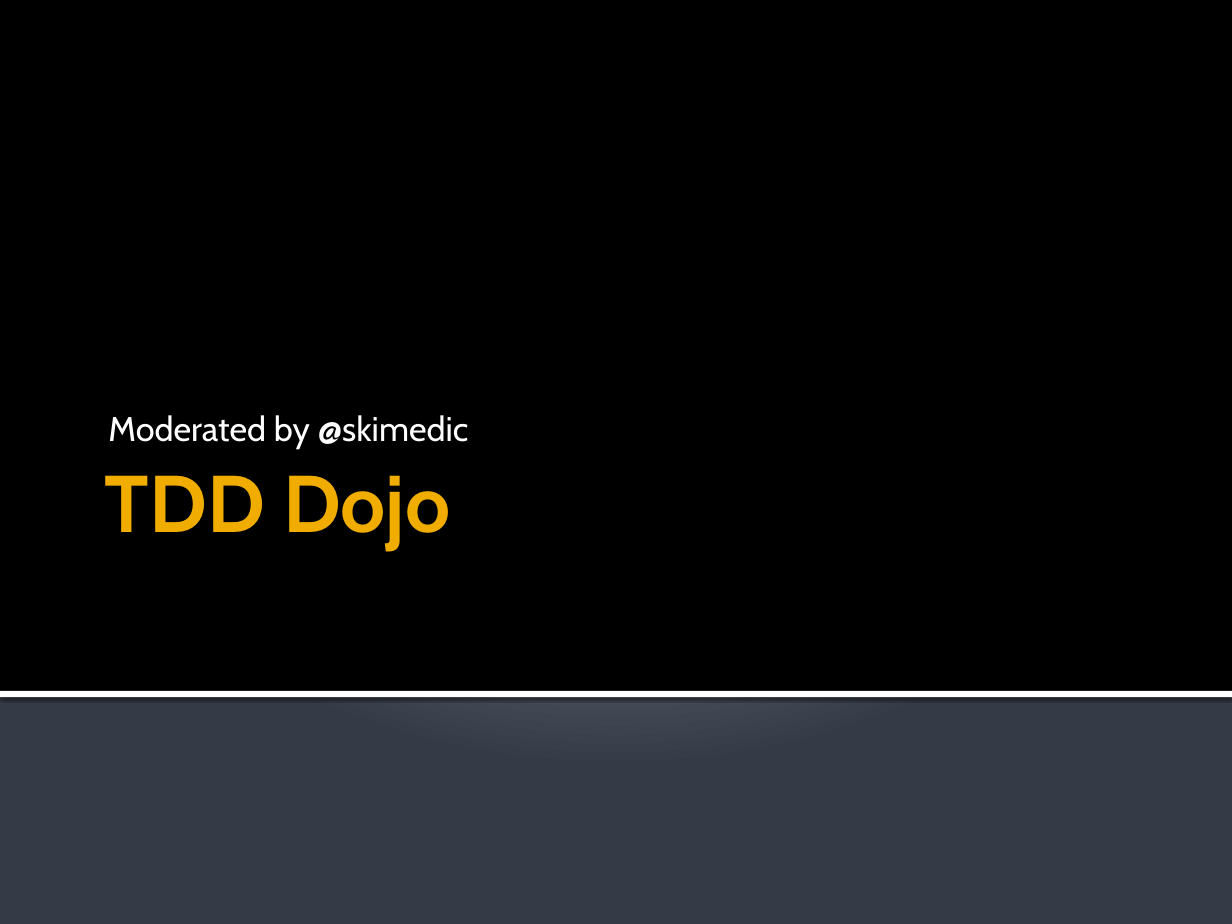
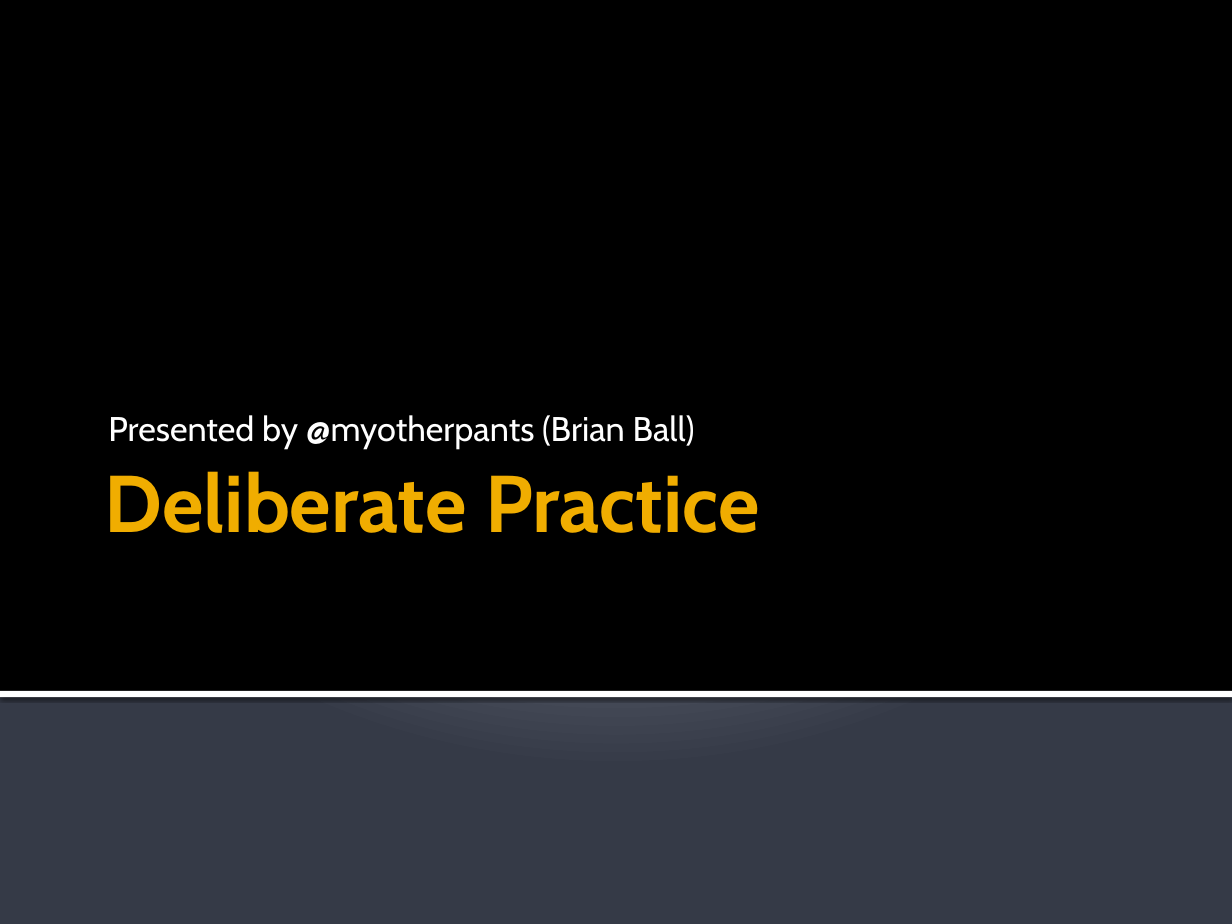
Before and after one commit to indyaltnet/meeting-stuff, a slide deck: slide 7 of Introduction.pptx. Drawn at 1232x924 pixels with LibreOffice and Linux fonts; fonts in the diff are those of the drawing. Boxes give left, top, right and bottom in pixels: in the first picture for what was removed or moved away, otherwise in the second. Text is boxed around its words. In the diff, an @@ line names an element or a change of style, - is before the commit and + after.

```diff
--- a/Introduction.pptx
+++ b/Introduction.pptx
@@ subtitle at (108, 415, 695, 450): text changed @@
-Moderated by @skimedic
+Presented by @myotherpants (Brian Ball)
@@ title at (105, 471, 760, 533): text changed @@
-TDD Dojo
+Deliberate Practice
```
Also in this commit, not shown: 2 other slides changed, 2 slides removed, 1 other file.
